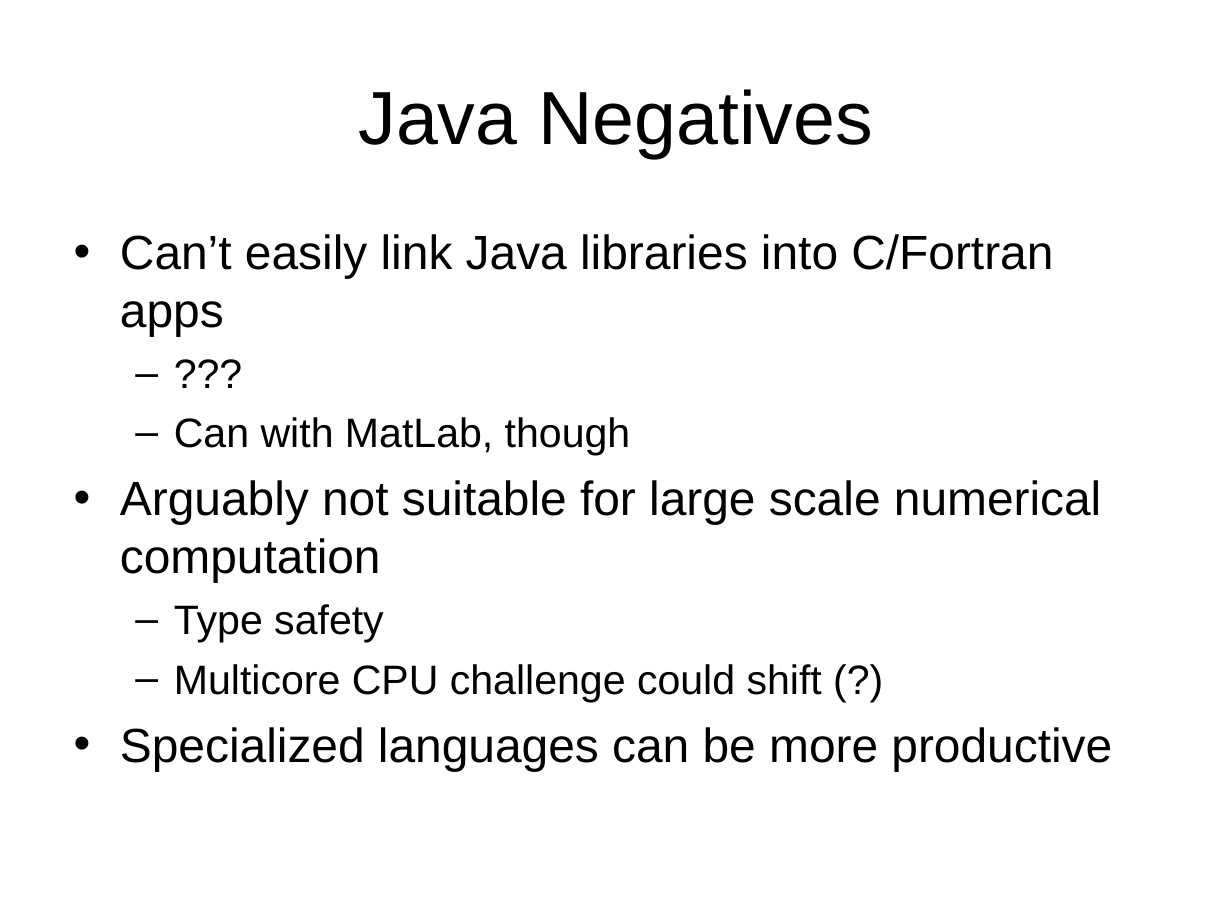
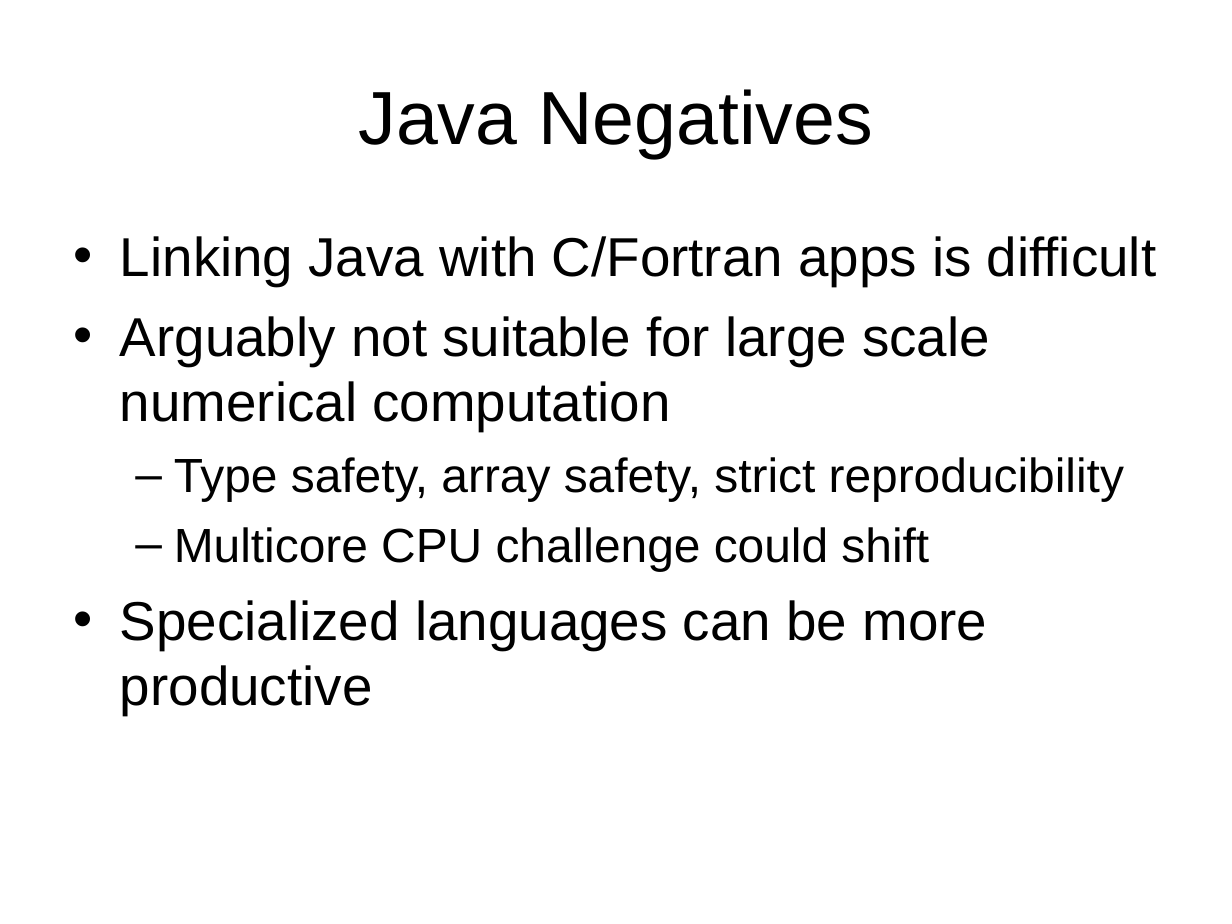
Before and after one commit to ooici-eoi/THREDDS, a slide deck: slide 5 of docs/web/netcdf-java/site/tutorial/CDMoverview.ppt. Drawn at 1232x924 pixels with LibreOffice and Linux fonts; fonts in the diff are those of the drawing; background and template pictures are left out. Boxes give left, top, right and bottom in pixels: in the first picture for what was removed or moved away, otherwise in the second. Text is boxed around its words. In the diff, an @@ line names an element or a change of style, - is before the commit and + after.

```diff
--- a/docs/web/netcdf-java/site/tutorial/CDMoverview.ppt
+++ b/docs/web/netcdf-java/site/tutorial/CDMoverview.ppt
@@ text at bbox=[120, 236, 1156, 286]: text changed; size 28 to 32 pt @@
-• Can’t easily link Java libraries into C/Fortran apps
-  – ???
-  – Can with MatLab, though
+• Linking Java with C/Fortran apps is difficult
@@ text at bbox=[120, 316, 990, 715]: size 28 to 32 pt in "Arguably not suitable for large scale numerical ...", "Specialized languages can be more productive"; more space between paragraphs @@
@@ text at bbox=[174, 457, 1124, 571]: text changed; size 24 to 28 pt @@
-  – Type safety
-  – Multicore CPU challenge could shift (?)
+  – Type safety, array safety, strict reproducibility
+  – Multicore CPU challenge could shift
```
Also in this commit, not shown: 4 other slides changed, 3 slides added, 7 slides removed, 33 other files.
